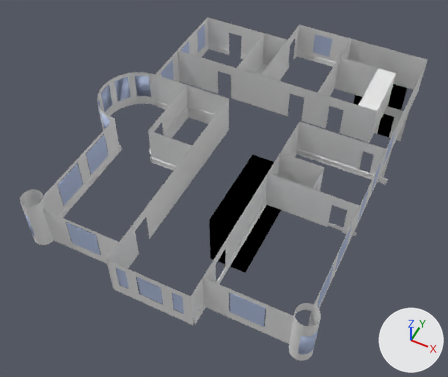
The Blender file Assets/models/floor_2/floor2b.blend as it was, and as the next commit left it.
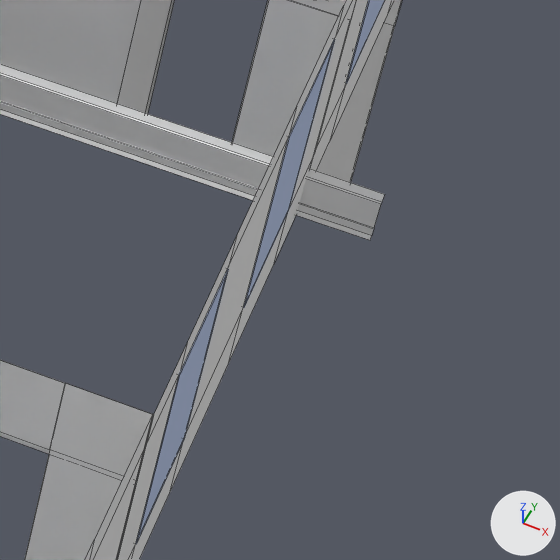
The first picture shows the older version from a camera (50 mm lens) standing at (20.7, -22.7, 61.0) and looking at (1.0, 16.8, 11.7). The close-ups show both versions on the part from 76% to 91% of the width and 41% to 59% of the height of that picture; other places that the commit changed are outside them. The lights are fixed; the arrows at lower right show +X, +Y and +Z. The close-ups show mesh edges as thin lines.

Names of what the first close-up shows: 'Cube.051', 'back_hall_wall_e', 'bedroom_e_wall_e', 'bedroom_e_wall_n', 'bedroom_se_wall_e', 'bedroom_se_wall_n', 'bedroom_se_window_e1.001', 'bedroom_se_window_e1.002', 'bedroom_se_window_e1.003', 'north_west_wing.002'.
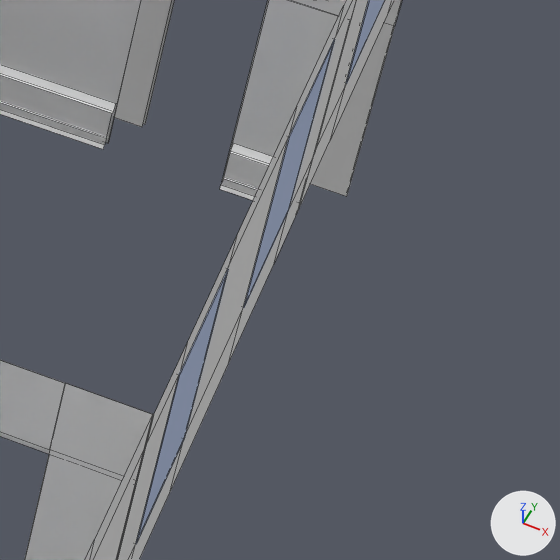
The change in detail:
me_cube_202 is used by ob_cube_051; location (13.98, 22.73, 14.48); rotation (0.0, 0.0, -1.571), in degrees (0, 0, -90); scale (0.0321, 2.48, 0.345).
me_cube_202 had 14 vertices, 6 faces and spanned x -1.0..3.82, y -1.0..1.0, z -1.0..1.0.
me_cube_202 now has 28 vertices, 12 faces and spans x -1.0..3.82, y -1.0..0.62, z -1.0..1.0.
me_cube_202 part 1: the loose piece of 14 vertices spanning x -1.0..3.82, y -1.0..1.0, z -1.0..1.0 is copied, and the copy is scaled about its middle by (1, 0.197, 1), then moved by (0.0, 0.42, 0.0); it spans x -1.0..3.82, y 0.23..0.62, z -1.0..1.0.
me_cube_202 part 2: 7 vertices removed from x -1.0..3.82, y 1.0, z -1.0..1.0.
me_cube_202 part 3: 7 vertices added at x -1.0..3.82, y -0.38, z -1.0..1.0.

Where the change shows, as pixel boxes (x1, y1, x2, y2) in the close-ups (560 x 560 px):
'Cube.051', reshaped
    before: (0, 64, 385, 240)
    after: (0, 64, 274, 200)
part 1 of me_cube_202, added
    after: (220, 143, 274, 200)
part 2 of me_cube_202, deleted
    before: (0, 64, 385, 240)
part 3 of me_cube_202, added
    after: (0, 64, 116, 149)
